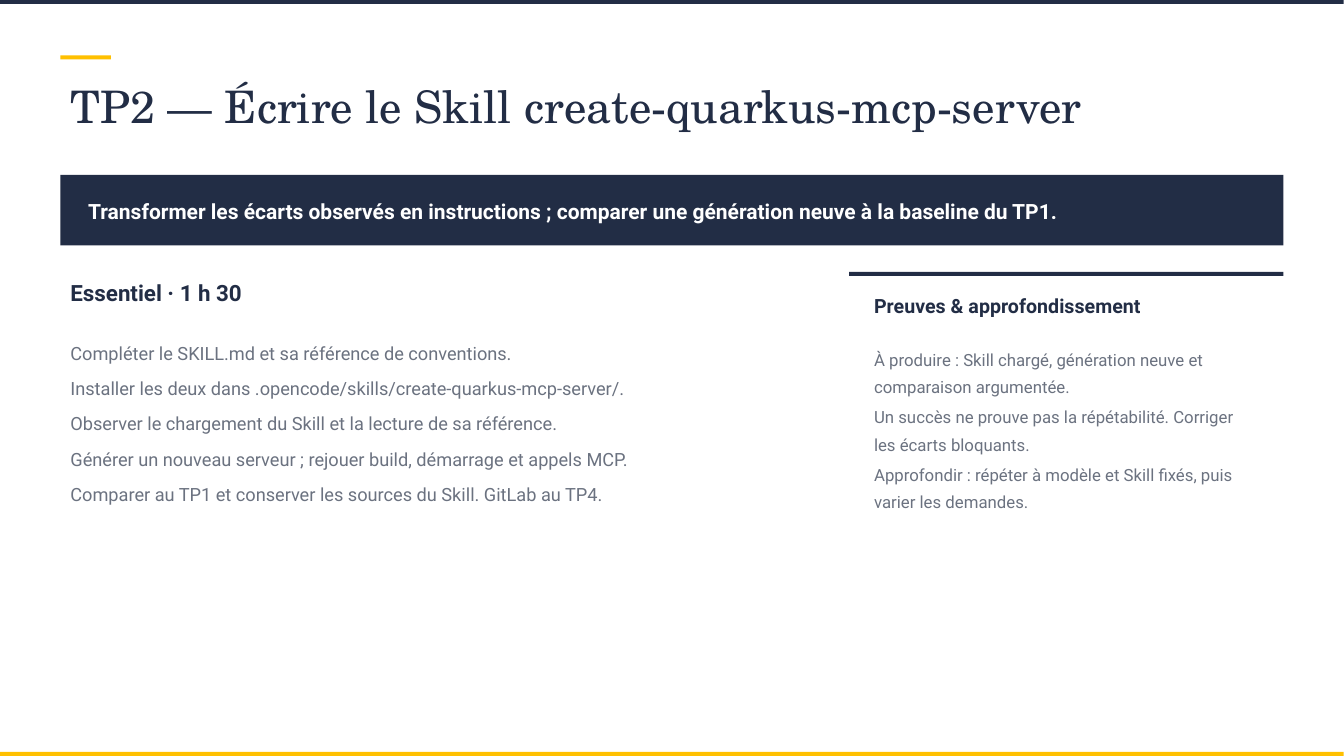
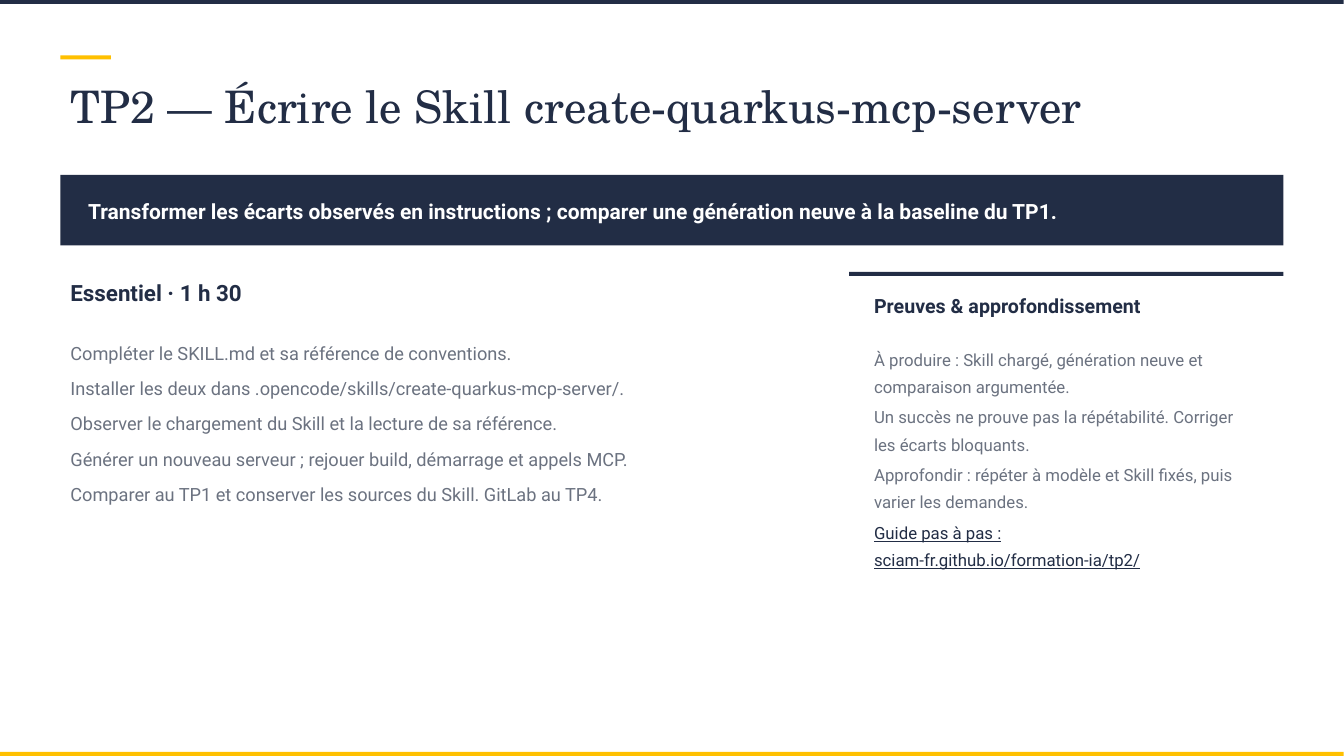
Before and after one commit to SCIAM-FR/formation-ia, a slide deck: slide 34 of slides/Support_formation_SCIAM.pptx (slide 32 before the commit). Drawn at 1344x756 pixels with LibreOffice and Linux fonts; fonts in the diff are those of the drawing; background and template pictures are left out. Boxes give left, top, right and bottom in pixels: in the first picture for what was removed or moved away, otherwise in the second. Text is boxed around its words. In the diff, an @@ line names an element or a change of style, - is before the commit and + after.

```diff
--- a/slides/Support_formation_SCIAM.pptx
+++ b/slides/Support_formation_SCIAM.pptx
@@ text at (x1=874, y1=526, x2=1140, y2=570): paragraph added @@
+Guide pas à pas : sciam-fr.github.io/formation-ia/tp2/
```
Also in this commit, not shown: 13 other slides changed, 6 slides added, 23 other files.
